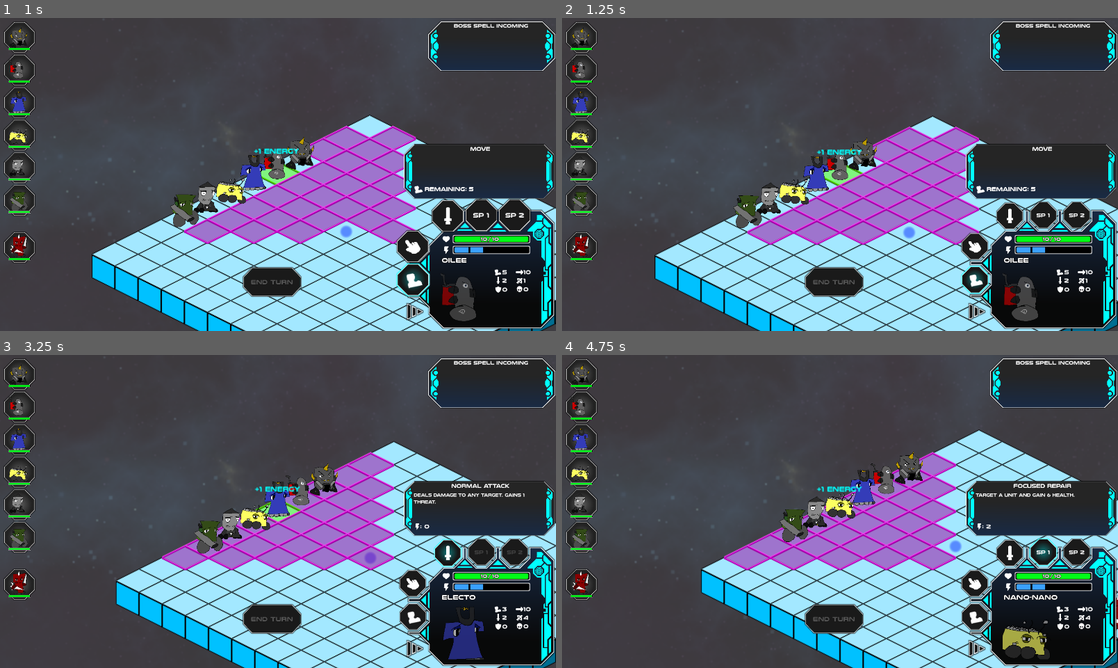
Above: before the commit, frames 1-4 (two rows, left to right).
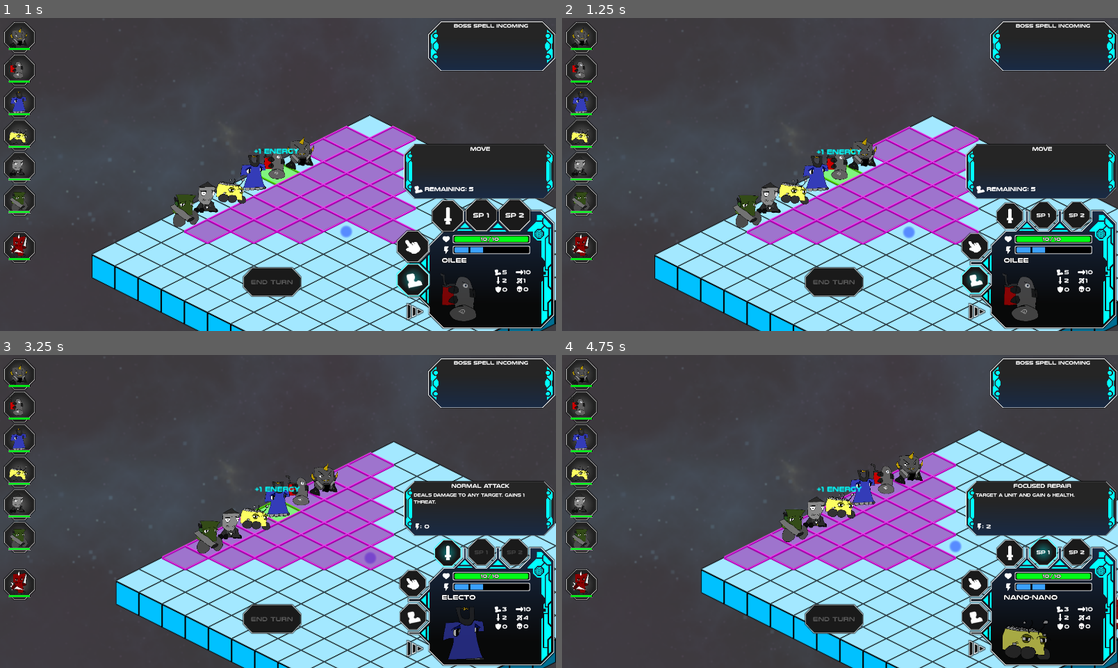
Above: after the commit, the same moments.

Repository: ScottHo/tactics
Game: Godot game, scene res://level.tscn
Same seed, same stepped clock (60 frames per second), same inputs: the game is played once before the commit and once after it.
Inputs (mouse positions are in pixels of both pictures, inside the frame that each line leads up to):
- Up to frame 1 (1 s): click (411, 280) at 0.5 s
- Up to frame 2 (1.25 s): no input
- Up to frame 3 (3.25 s): click (411, 583) at 1.25 s; click "End Turn" at 2 s; click (444, 552) at 2.75 s
- Up to frame 4 (4.75 s): click "End Turn" at 3.5 s; click "SP 1" at 4.25 s

Frame 1 is identical in both runs. In frame 2, 3.9% of the frame differs, in the area x 16-100%, y 31-100%; in frame 3, 0.4%; in frame 4, 0.4%.

Commit message:
More camera smoothing tricks

Diff:
--- a/CameraService.gd
+++ b/CameraService.gd
@@ -33,6 +33,7 @@
             MOUSE_BUTTON_RIGHT:
                 _right_click_down = true
                 _moved = true
+                cam.position_smoothing_enabled = false
                 return
             MOUSE_BUTTON_WHEEL_UP:
                 cam.zoom += Vector2(.05, .05)
@@ -63,7 +64,7 @@
 func move(pos: Vector2):
     _moved = false
     $Timer.stop()
-    $Timer.start(1)
+    $Timer.start(1.5)
     var tween = get_tree().create_tween()
     cam.position_smoothing_enabled = true
     tween.tween_property(cam, "position", pos, .2)
@@ -79,7 +80,7 @@
 
 func stop_lock():
     $Timer.stop()
-    $Timer.start(.4)
+    $Timer.start(.5)
     _target = null
     return
 
